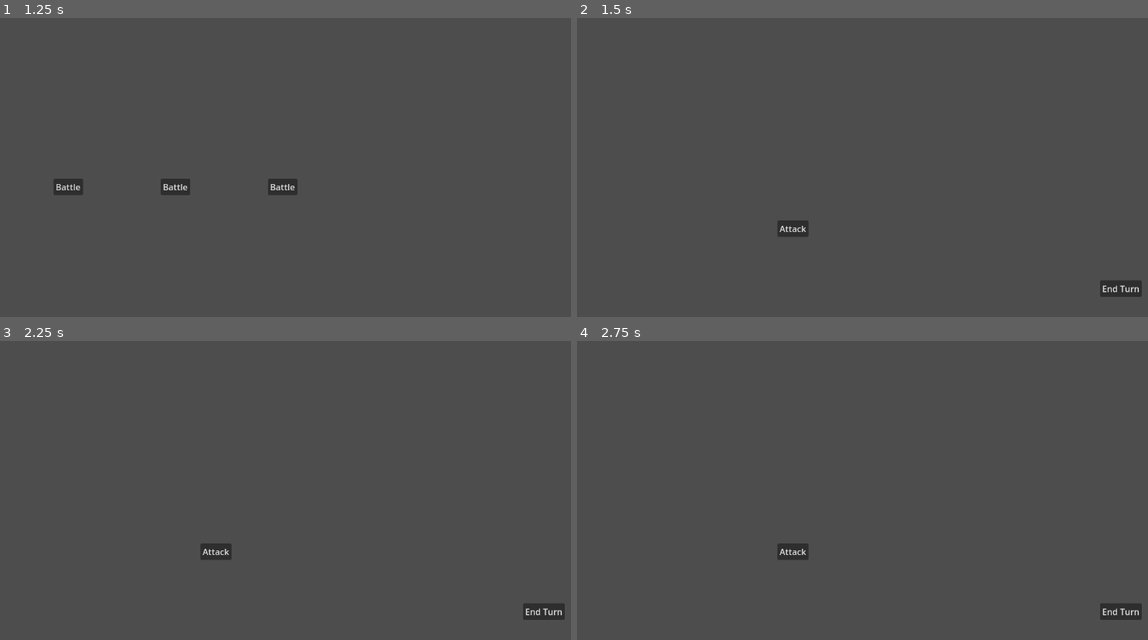
Above: before the commit, frames 1-4 (two rows, left to right).
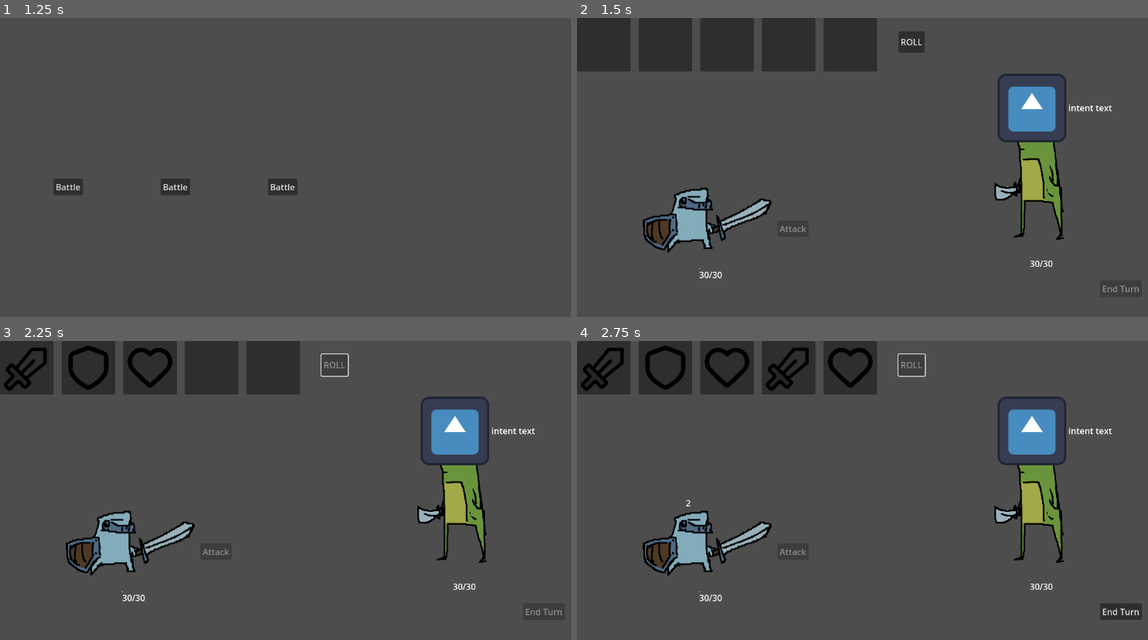
Above: after the commit, the same moments.

Repository: peteler/SlotRoguelike
Game: Godot game, scene res://scenes/main_menu.tscn
The game is run twice, just before and just after one commit, with the same random seed, the same clock (stepped at 60 frames per second) and the same inputs. The engine's default icon, where the game draws it, is replaced by a stand-in: a white triangle on a blue panel in a dark square.
Inputs (mouse positions are in pixels of both pictures, inside the frame that each line leads up to):
- Up to frame 1 (1.25 s): click "Start Game" at 0.5 s
- Up to frame 2 (1.5 s): click "Battle" at 1.25 s
- Up to frame 3 (2.25 s): click (336, 364) at 2 s, where only the run after the commit has a clickable "ROLL"
- Up to frame 4 (2.75 s): no input

Frame 1 is identical in both runs. In frame 2, 15% of the frame differs, in the area x 0-99%, y 0-92%; in frame 3, 14%; in frame 4, 14%.
Error before the commit: Parse Error: Cannot call the parent class' virtual function "_ready()" because it hasn't been defined. (res://scenes/Characters/enemy.gd:23)

Commit message:
battlenpc finished

Diff:
--- a/autoload/global.gd
+++ b/autoload/global.gd
@@ -24,7 +24,7 @@
 signal level_changed(npc:BattleNPC)
 
 # Slot Machine Events
-signal slot_roll_completed(symbols: Array[SymbolData])
+signal slot_roll_completed()
 signal symbol_processing_started(symbol: SymbolData)
 signal symbol_processing_completed(symbol: SymbolData)
 signal symbol_effect_applied(symbol: SymbolData, target: Node)
--- a/autoload/global_battle.gd
+++ b/autoload/global_battle.gd
@@ -15,7 +15,7 @@
 	# Set up the singleton to persist between scenes
 	process_mode = Node.PROCESS_MODE_ALWAYS
 
-func get_targets_by_target_type(target_type: TARGET_TYPE, caller: Character) -> Array:
+func get_targets_by_target_type(target_type: TARGET_TYPE, caller: Character):
 	"""Determine targets for a symbol based on its target type"""
 	match target_type:
 		TARGET_TYPE.SELF:
--- a/scenes/Characters/battle_npc.gd
+++ b/scenes/Characters/battle_npc.gd
@@ -1,2 +1,68 @@
 class_name BattleNPC
-extends Node
+extends Character
+
+var npc_template: BattleNPCTemplate
+@onready var battle_ui: NPCBattleUI = $NPCBattleUI
+@onready var intent_component: IntentComponent = $IntentComponent
+@onready var level_component: LevelComponent = $LevelComponent
+
+func _ready():
+	super._ready()
+
+func initialize_from_npc_template(template: BattleNPCTemplate):
+	"""Initialize enemy specific features from EnemyData resource"""
+	# get reference to template
+	npc_template = template
+
+	# init base character stats & nodes
+	init_character_basic_battle_stats(template)
+	init_character_sprite_and_collision(template)
+
+	# init components from template
+	battle_ui.initialize(template, sprite)
+	intent_component.initialize(template)
+	level_component.initialize(template)
+
+	print("Enemy initialized: ", template.character_name)
+
+# --- Turn Management (called by BattleManager) ---
+
+#TODO: switch to signal for turns? probably not ..
+func play_turn():
+	"""Called by BattleManager when it's this npc's turn"""
+
+	# Reduce cooldowns at start of turn
+	intent_component.update_cooldowns()
+
+	# AI execution
+
+	await intent_component.execute_current_intent()
+
+	# Clean up turn state
+	finish_turn()
+
+func finish_turn():
+	"""Clean up after turn is complete"""
+	intent_component.clear_intent()
+
+	##TODO: replace this with a battleui function
+	if battle_ui and battle_ui.intent_display:
+		battle_ui.intent_display.visible = false
+
+
+	#TODO: update buff timers [if buffs last 3 turns this is where you update them]
+
+	#TODO: Apply end-of-turn effects (DOT, buffs, etc.)
+
+## called by battle_manager when player's turn start [entering PLAYER_ROLL state]
+## PROBABLY BETTER TO HAVE INTENT LISTEN FOR SIGNALS, THEN NO NEED TO DO THIS FOR SUMMONS !!!
+func on_enter_player_roll():
+	intent_component.select_intent()
+
+# --- Helper Functions ---
+
+func get_possible_actions() -> Array[Action]:
+	return npc_template.possible_actions
+
+func get_possible_action_weights() -> Array[int]:
+	return npc_template.action_weights
--- a/scenes/Characters/character.gd
+++ b/scenes/Characters/character.gd
@@ -29,6 +29,7 @@
 	# Connect the built-in Area2D signal to our targeting function
 	# already connected to player_characteR?
 	self.input_event.connect(_on_input_event)
+	Global.battle_state_changed.connect(_on_battle_state_changed)
 
 # --- Stats & UI initialization from character_template ---
 
@@ -117,9 +118,15 @@
 	else:
 		push_error("Property '", property_name, "' does not exist on this object.")
 
-## @override OR should i use signals instead?
-## ONLY USED BY BATTLE_MANAGER.ENTERSTATE
-func call_on_start_of_player_turn():
+func _on_battle_state_changed(state_name: String):
+	match state_name:
+		"PLAYER_ROLL":
+			on_enter_player_roll()
+		_:
+			return
+
+## @override
+func on_enter_player_roll():
 	pass
 
 # --- Utility functions ---
--- a/scenes/Characters/enemy.gd
+++ b/scenes/Characters/enemy.gd
@@ -3,24 +3,10 @@
 extends BattleNPC
 
 ## Enemy configuration and AI state
-@export var enemy_template: EnemyTemplate
-var action_cooldowns: Dictionary = {}  # Track cooldowns for each action
-var turns_since_last_special: int = 0
-
-@onready var battle_ui: NPCBattleUI = $NPCBattleUI
-@onready var intent_component: IntentComponent = $IntentComponent
-
-#TODO: make this and INTENT SYSTEM components that'll be shared by other npcs like summons
-# levels determine intent action value
-var curr_attack_level: int
-var curr_block_level: int
-var curr_heal_level: int
-var curr_buff_level: int
-
+var enemy_template: EnemyTemplate
 
 func _ready():
-	print("entered player's ready")
-	super._ready()  # Call Character._ready()
+	super._ready()
 
 	if enemy_template:
 		initialize_from_enemy_template(enemy_template)
@@ -29,64 +15,5 @@
 
 func initialize_from_enemy_template(template: EnemyTemplate):
 	"""Initialize enemy specific features from EnemyData resource"""
-	# init base character stats & nodes
-	init_character_basic_battle_stats(template)
-	init_character_sprite_and_collision(template)
-
-	# init battle_ui based on CharacterTemplate & sprite
-	battle_ui.initialize(template, sprite)
-
-	# initialize enemy-specific stuff
-	#TODO: BattleNPC class inheritence! initialize it there
-	for action in enemy_template.possible_actions:
-		action_cooldowns[action] = 0
-
-	#TODO: LEVELCOMPONENT!
-	# setup curr values that'll change throughout the encounter due to buffs and such
-	curr_attack_level = template.attack_level
-	curr_block_level = template.block_level
-	curr_heal_level = template.heal_level
-	curr_buff_level = template.buff_level
-
-	print("Enemy initialized: ", template.character_name)
-
-
-# --- Turn Management (called by BattleManager) ---
-
-func play_turn():
-	"""Called by BattleManager when it's this enemy's turn"""
-
-	# Reduce cooldowns at start of turn
-	update_cooldowns()
-
-	# AI execution
-
-	await intent_component.execute_current_intent()
-
-	# Clean up turn state
-	finish_turn()
-
-func finish_turn():
-	"""Clean up after turn is complete"""
-	intent_component.clear_intent()
-	##TODO: replace this with a battleui function
-	if battle_ui and battle_ui.intent_display:
-		battle_ui.intent_display.visible = false
-	# TODO: update buff timers [if buffs last 3 turns this is where you update them]
-
-	#TODO: Apply end-of-turn effects (DOT, buffs, etc.)
-
-## called by battle_manager when player's turn start [entering PLAYER_ROLL state]
-## PROBABLY BETTER TO LISTEN FOR SIGNALS !!!
-func call_on_start_of_player_turn():
-	intent_component.select_intent()
-
-# --- Helper Functions ---
-
-func update_cooldowns():
-	"""Update action cooldowns at start of turn"""
-	for action in action_cooldowns:
-		if action_cooldowns[action] > 0:
-			action_cooldowns[action] -= 1
-
-	turns_since_last_special += 1
+	# for now everything is in parent's template
+	initialize_from_npc_template(template)
--- a/scenes/Characters/enemy.tscn
+++ b/scenes/Characters/enemy.tscn
@@ -1,9 +1,10 @@
-[gd_scene load_steps=6 format=3 uid="uid://bjo62yv2doddw"]
+[gd_scene load_steps=7 format=3 uid="uid://bjo62yv2doddw"]
 
 [ext_resource type="Script" uid="uid://bb3ufquxn4dcf" path="res://scenes/characters/enemy.gd" id="1_jbtib"]
 [ext_resource type="Texture2D" uid="uid://bb0d3y7l184lh" path="res://assets/bad_frog.png" id="2_wg2a8"]
 [ext_resource type="PackedScene" uid="uid://cnysvcqqidsea" path="res://scenes/ui/npc_battle_ui.tscn" id="3_f2e6v"]
 [ext_resource type="Script" uid="uid://5hrkx5odg553" path="res://scripts/intent_component.gd" id="4_21x0f"]
+[ext_resource type="Script" uid="uid://cginbmk2qlxim" path="res://scripts/level_component.gd" id="5_jgk6k"]
 
 [sub_resource type="RectangleShape2D" id="RectangleShape2D_q03n0"]
 size = Vector2(135, 257)
@@ -25,3 +26,7 @@
 script = ExtResource("4_21x0f")
 owner_character = NodePath("..")
 metadata/_custom_type_script = "uid://5hrkx5odg553"
+
+[node name="LevelComponent" type="Node" parent="."]
+script = ExtResource("5_jgk6k")
+metadata/_custom_type_script = "uid://cginbmk2qlxim"
--- a/scenes/Characters/player_character.gd
+++ b/scenes/Characters/player_character.gd
@@ -58,17 +58,12 @@
 	print("Player character initialized: ", player_data.character_name)
 
 func perform_basic_attack(target: Character):
-	target.take_basic_attack_damage(turn_attack)
+	target.take_damage(turn_attack)
 	can_attack = false
 
-## Override take_basic_attack_damage to add player-specific effects
-func take_damage(amount: int):
-	super.take_damage(amount)
-	# Add screen shake, damage effects, etc. here
-	add_damage_effect()
-
-func call_on_start_of_player_turn():
+func on_enter_player_roll():
 	can_attack = true
+	#reset previous turn stats
 	turn_attack = 0
 	current_block = 0
 
--- a/scenes/battle/SlotMachine/slot_machine.gd
+++ b/scenes/battle/SlotMachine/slot_machine.gd
@@ -19,6 +19,17 @@
 	add_child(symbol_processor)
 
 	roll_button.pressed.connect(_on_roll_button_pressed)
+	Global.battle_state_changed.connect(_on_battle_state_changed)
+
+func _on_battle_state_changed(state_name: String):
+	match state_name:
+		"PLAYER_ROLL":
+			on_enter_player_roll()
+		_:
+			return
+
+func on_enter_player_roll():
+	enable_roll()
 
 func enable_roll():
 	roll_button.disabled = false
@@ -78,8 +89,8 @@
 		await get_tree().create_timer(0.05).timeout
 
 	# 4. Process the symbols using the SymbolProcessor
-	await symbol_processor.process_symbols_in_sequence(symbols_rolled, 0.1)
+	await symbol_processor.process_symbols_in_sequence(symbols_rolled)
 
 	# 5. Emit completion signal for BattleManager
-	Global.slot_roll_completed.emit(symbols_rolled)
+	Global.slot_roll_completed.emit()
 	print("Roll complete! Symbols_rolled: ", symbols_rolled)
--- a/scenes/battle/SlotMachine/symbol_processor.gd
+++ b/scenes/battle/SlotMachine/symbol_processor.gd
@@ -4,7 +4,7 @@
 
 # main processing functions
 
-func process_symbols_in_sequence(symbols: Array[SymbolData], delay_between: float = 0.1):
+func process_symbols_in_sequence(symbols: Array[SymbolData]):
 	"""Process an array of symbols with proper timing and effects"""
 
 	# Separate instant and delayed effects
@@ -29,27 +29,27 @@
 		effect.apply()
 	#TODO: add signal for vfx?
 
-#TODO:
-func apply_special_effect_to_target(effect: SymbolData.SPECIAL_EFFECT, target: Character):
-	"""Handle complex symbol effects by"""
-	match effect:
-		# TODO: maybe there's a better way?
-		_:
-			push_warning("Unknown special effect: ", effect)
-#TODO:
-func apply_custom_effect(effect: GDScript):
-	pass
-#TODO:
-func apply_custom_effect_to_target(effect: GDScript, target: Character):
-	pass
-
-# Utility functions
-
-func play_visual_effect(symbol: SymbolData):
-	"""Play visual effect for symbol"""
-	if symbol.visual_effect_scene:
-		var effect = symbol.visual_effect_scene.instantiate()
-		get_tree().current_scene.add_child(effect)
-		# Position effect appropriately
-		if effect.has_method("play"):
-			effect.play()
+##TODO:
+#func apply_special_effect_to_target(effect: SymbolData.SPECIAL_EFFECT, target: Character):
+	#"""Handle complex symbol effects by"""
+	#match effect:
+		## TODO: maybe there's a better way?
+		#_:
+			#push_warning("Unknown special effect: ", effect)
+##TODO:
+#func apply_custom_effect(effect: GDScript):
+	#pass
+##TODO:
+#func apply_custom_effect_to_target(effect: GDScript, target: Character):
+	#pass
+#
+## Utility functions
+#
+#func play_visual_effect(symbol: SymbolData):
+	#"""Play visual effect for symbol"""
+	#if symbol.visual_effect_scene:
+		#var effect = symbol.visual_effect_scene.instantiate()
+		#get_tree().current_scene.add_child(effect)
+		## Position effect appropriately
+		#if effect.has_method("play"):
+			#effect.play()
--- a/scenes/battle/battle_manager.gd
+++ b/scenes/battle/battle_manager.gd
@@ -175,7 +175,7 @@
 		enter_state(State.BATTLE_LOSE)
 		return
 
-func _on_slot_roll_completed(symbols: Array[SymbolData]):
+func _on_slot_roll_completed():
 	# This is called when the SlotMachine is done rolling.
 	# Make sure we are in the correct state to accept a roll.
 	if current_state != State.PLAYER_ROLL:
@@ -215,13 +215,6 @@
 				slot_machine.enable_roll()
 			attack_button.disabled = true
 			end_turn_button.disabled = true
-			# spell_panel.hide() # for later
-
-			# init start of player's turn for player & enemies
-			player_character.call_on_start_of_player_turn()
-			for enemy in enemies_container.get_children():
-				if enemy is Enemy and enemy.is_alive():
-					enemy.call_on_start_of_player_turn()
 
 
 		State.PLAYER_ACTION:
@@ -288,8 +281,8 @@
 	# TODO: Highlight valid targets
 # --------------------------------------------------
 
+#TODO: move to an encounter class?
 # --- Encounter Setup Management ---
-
 func setup_encounter(encounter_data: EncounterData):
 	"""Set up the battle from encounter data"""
 	current_encounter = encounter_data
@@ -365,8 +358,8 @@
 	return Vector2(600, 300)  # Adjust to your game's layout
 # --------------------------------------------------
 
+#TODO: move to a turn order class?
 # --- Enemy Turn Order System ---
-
 func setup_turn_order():
 	"""Establish the turn order for this encounter"""
 	var spawned_enemies = enemies_container.get_children()
@@ -407,7 +400,6 @@
 # --------------------------------------------------
 
 # --- Battle End Condition Functions ---
-
 func are_all_enemies_dead() -> bool:
 	"""Check if all enemies in the encounter are defeated"""
 	for enemy in enemies_container.get_children():
--- a/scripts/intent_component.gd
+++ b/scripts/intent_component.gd
@@ -5,10 +5,10 @@
 
 signal intent_changed(character: Character, intent: Action, action_val: int, targets: Array)
 
-@export var owner_character: Character
+@export var owner_character: BattleNPC
 var current_intent: Action
 var current_action_val: int = 0
-var current_targets: Array[Character] = []
+var current_targets = []
 
 # Reference to the character's level component
 var level_component: LevelComponent
@@ -22,10 +22,11 @@
 var action_cooldowns: Dictionary = {}  # Track cooldowns for each action
 var turns_since_last_special: int = 0
 
-func _ready():
-	# Get references to all variables
+func initialize(template: BattleNPCTemplate):
 	level_component = owner_character.get_node_or_null("LevelComponent")
 	possible_actions = owner_character.get_possible_actions()
+	for action in possible_actions:
+		action_cooldowns[action] = 0
 	action_weights = owner_character.get_possible_action_weights()
 
 func select_intent():
@@ -75,7 +76,8 @@
 func get_current_intent_targets():
 	if current_intent and current_intent.target_type:
 		return GlobalBattle.get_targets_by_target_type(current_intent.target_type, owner_character)
-	return []
+	push_error("no current intent / no current_intent.target_type")
+
 
 func get_available_actions() -> Array[Action]:
 	"""Get actions that can be used this turn"""
@@ -134,7 +136,6 @@
 		"targets": current_targets
 	}
 
-
 # --- action execution functions ---
 func execute_current_intent():
 	"""Execute the selected action"""
@@ -142,7 +143,7 @@
 		push_error("No intent selected for enemy turn!")
 		return
 
-	print(owner_character.character_name + " uses " + current_intent.action_name)
+	print(owner_character , " uses " + current_intent.action_name)
 
 	# Add visual delay for better game feel
 	await get_tree().create_timer(0.3).timeout
@@ -184,3 +185,11 @@
 
 		# signal for ui
 		intent_changed.emit(owner_character, current_intent, current_action_val, current_targets)
+
+func update_cooldowns():
+	"""Update action cooldowns at start of turn"""
+	for action in action_cooldowns:
+		if action_cooldowns[action] > 0:
+			action_cooldowns[action] -= 1
+
+	turns_since_last_special += 1
--- a/scripts/level_component.gd
+++ b/scripts/level_component.gd
@@ -1,3 +1,17 @@
 #LevelComponent.gd
 class_name LevelComponent
 extends Node
+
+var attack: int = 0
+var block: int = 0
+var heal: int = 0
+var buff: int = 0
+
+func initialize(template: BattleNPCTemplate):
+	attack = template.attack_level
+	block = template.block_level
+	heal = template.heal_level
+	buff = template.buff_level
+
+func get_level(stat_name: String):
+		return get(stat_name) if stat_name in self else 0
